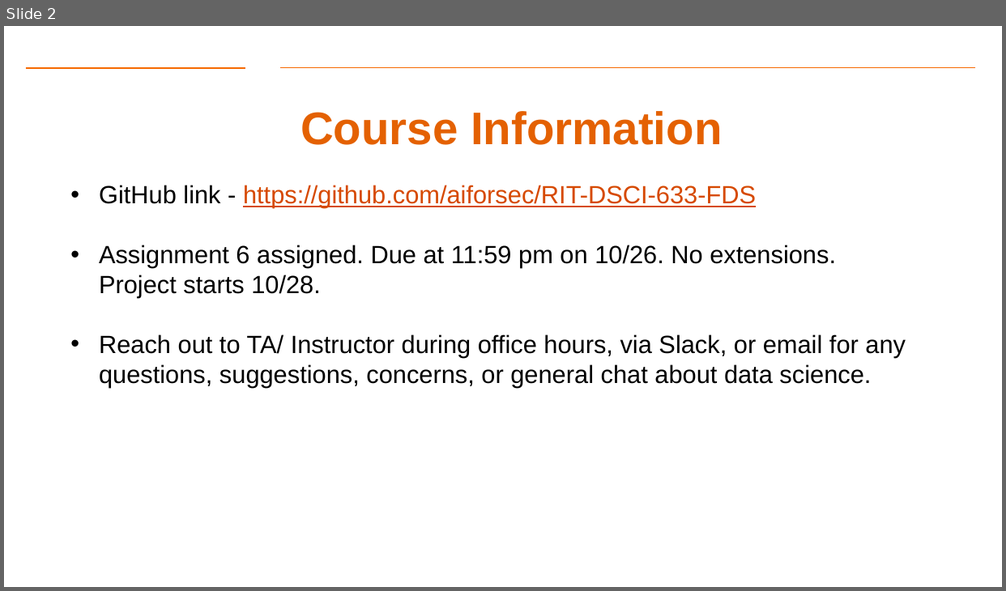
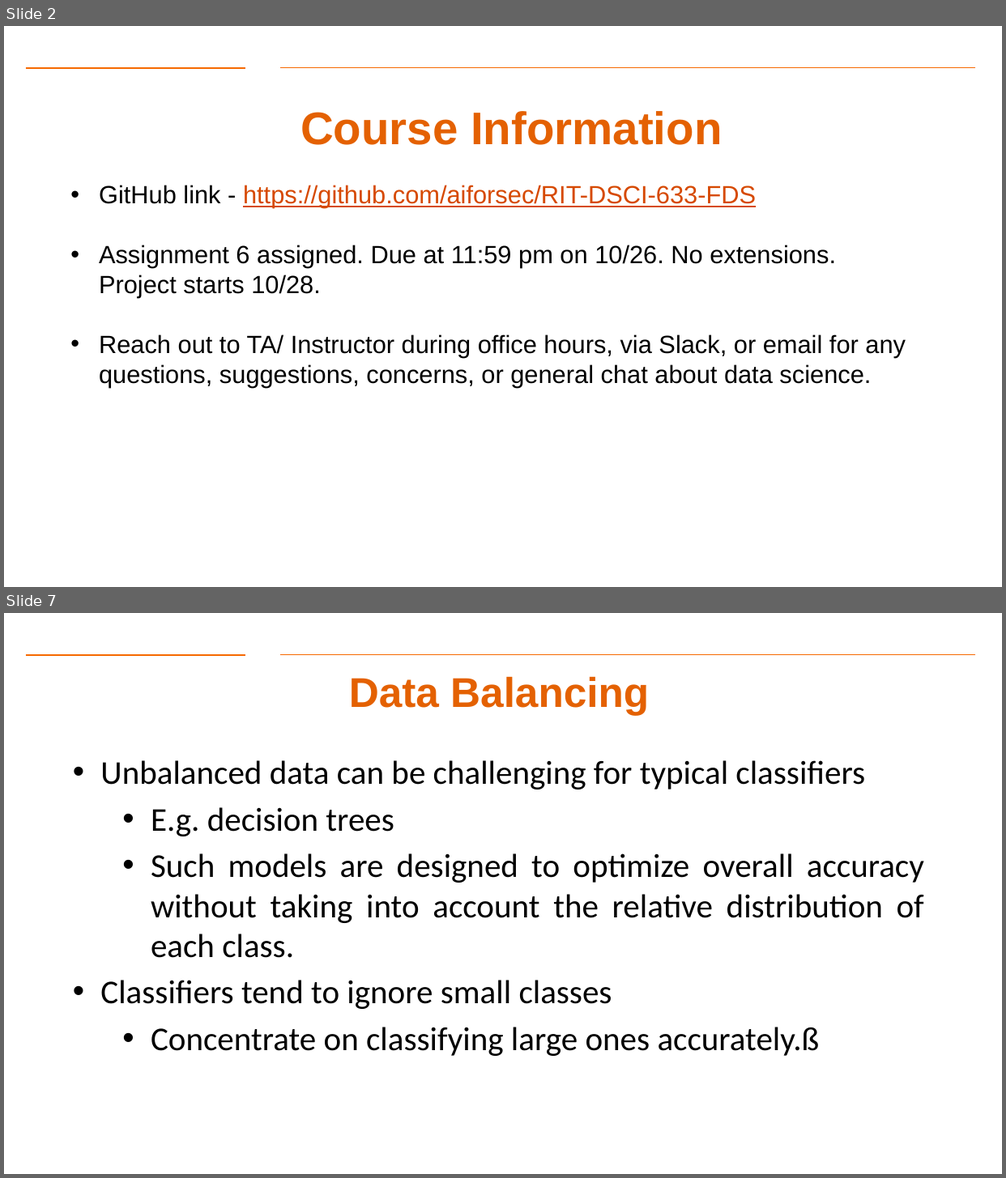
Before and after one commit to Dre1896/RIT-DSCI-633-FDS, a slide deck: Syllabus/Lecture16/Lec16.pptx. Shown one above the other, each under a label of ours: slide 2 before the commit, slides 2 and 7 after it; the slides between them are not shown. The pictures are 1006x591 and 1006x1178 pixels, drawn with LibreOffice and Linux fonts; fonts in the diff are those of the drawing; background and template pictures are left out. Boxes give left, top, right and bottom in pixels: in the first picture for what was removed or moved away, otherwise in the second. Text is boxed around its words. In the diff, an @@ line names an element or a change of style, - is before the commit and + after.

```diff
--- a/Syllabus/Lecture16/Lec16.pptx
+++ b/Syllabus/Lecture16/Lec16.pptx
@@ slide 7 added at [4,613,1002,1174], background #FFFFFF; not listed: 2 template elements that a slide beside it also shows @@
@@ title added at [349,676,649,715], 40 pt, text #E46102, bold @@
+Data Balancing
@@ text added at [100,760,924,1056], 32 pt, text #000000 @@
+• Unbalanced data can be challenging for typical classifiers
+  • E.g. decision trees
+  • Such models are designed to optimize overall accuracy without taking into account the relative distribution of each class.
+• Classifiers tend to ignore small classes
+  • Concentrate on classifying large ones accurately.ß
```
Also in this commit, not shown: 1 slide changed, 15 other slides added, 36 slides removed, 2 other files.
